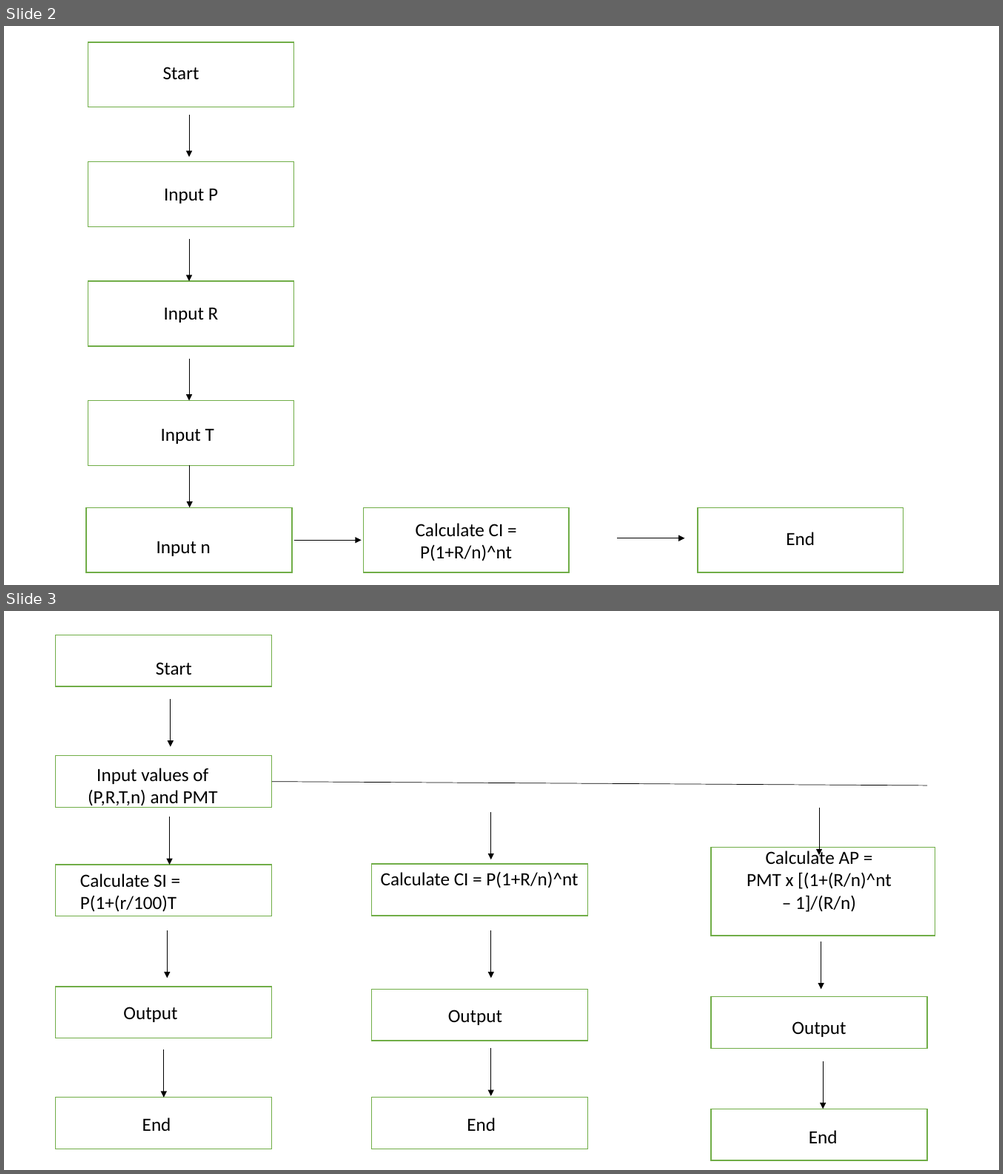
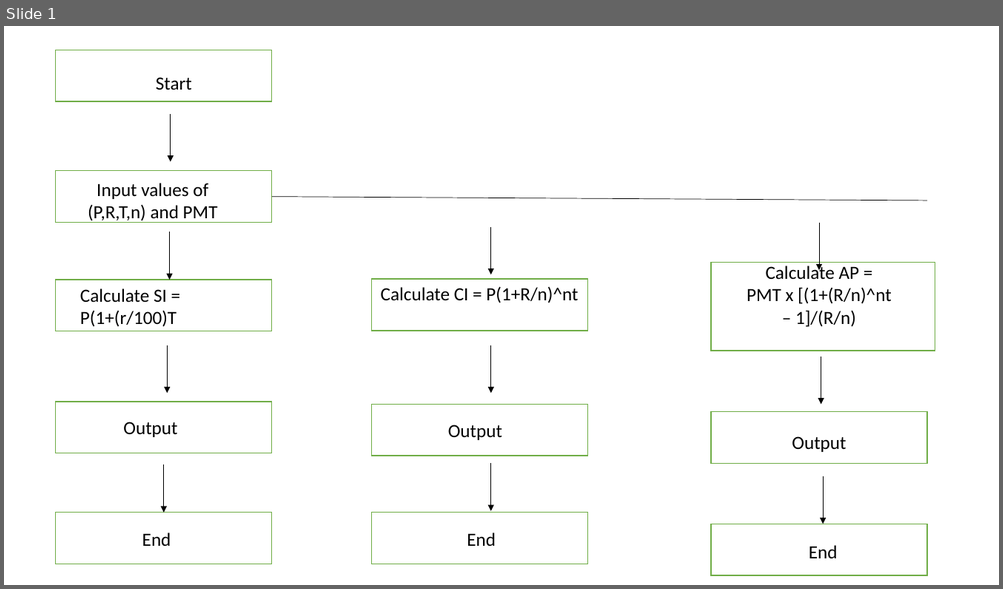
Before and after one commit to Jachike-iwunze/j.iwunzeCOS102, a slide deck: Week-1/flowchart calculation.pptx. Shown one above the other, each under a label of ours: slides 2 and 3 before the commit, slide 1 after it. The pictures are 1003x1174 and 1003x589 pixels, drawn with LibreOffice and Linux fonts; fonts in the diff are those of the drawing. Boxes give left, top, right and bottom in pixels: in the first picture for what was removed or moved away, otherwise in the second. Text is boxed around its words. In the diff, an @@ line names an element or a change of style, - is before the commit and + after.

```diff
--- a/Week-1/flowchart calculation.pptx
+++ b/Week-1/flowchart calculation.pptx
@@ slide 2 removed at (x1=4, y1=26, x2=999, y2=585), background #FFFFFF @@
@@ rectangle removed at (x1=88, y1=42, x2=294, y2=107) @@
@@ text removed at (x1=163, y1=67, x2=199, y2=80) @@
-Start
@@ arrow removed from (189, 115) to (189, 157) @@
@@ rectangle removed at (x1=88, y1=162, x2=294, y2=227) @@
@@ text removed at (x1=164, y1=188, x2=218, y2=204) @@
-Input P
@@ arrow removed from (189, 239) to (189, 281) @@
@@ rectangle removed at (x1=88, y1=281, x2=294, y2=346) @@
@@ text removed at (x1=164, y1=307, x2=219, y2=323) @@
-Input R
@@ arrow removed from (189, 359) to (189, 401) @@
@@ rectangle removed at (x1=88, y1=401, x2=294, y2=466) @@
@@ text removed at (x1=161, y1=429, x2=214, y2=444) @@
-Input T
@@ arrow removed from (190, 466) to (190, 508) @@
@@ rectangle removed at (x1=86, y1=508, x2=292, y2=573) @@
@@ rectangle removed at (x1=363, y1=508, x2=569, y2=573) @@
-Calculate CI = P(1+R/n)^nt
@@ rectangle removed at (x1=697, y1=508, x2=903, y2=573) @@
@@ text removed at (x1=785, y1=532, x2=814, y2=545) @@
-End
@@ text removed at (x1=156, y1=541, x2=210, y2=557) @@
-Input n
@@ arrow removed from (293, 541) to (361, 541) @@
@@ arrow removed from (617, 539) to (685, 539) @@
@@ what was slide 3 is now slide 1 @@
```
Also in this commit, not shown: 1 other slide removed, 3 other files.
